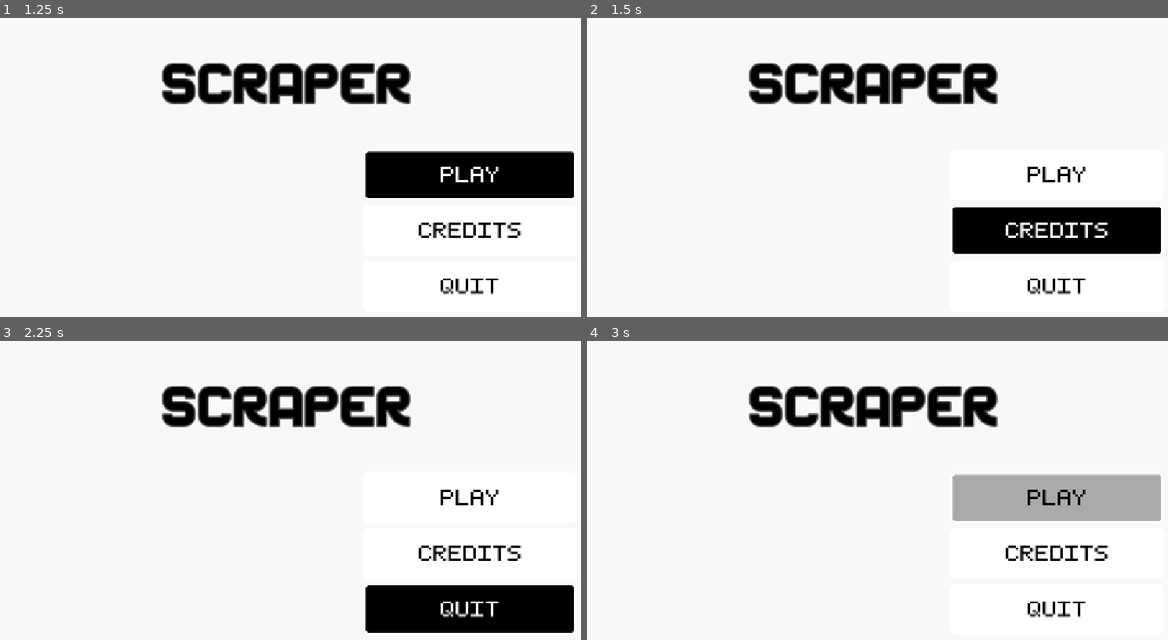
Above: before the commit, frames 1-4 (two rows, left to right).
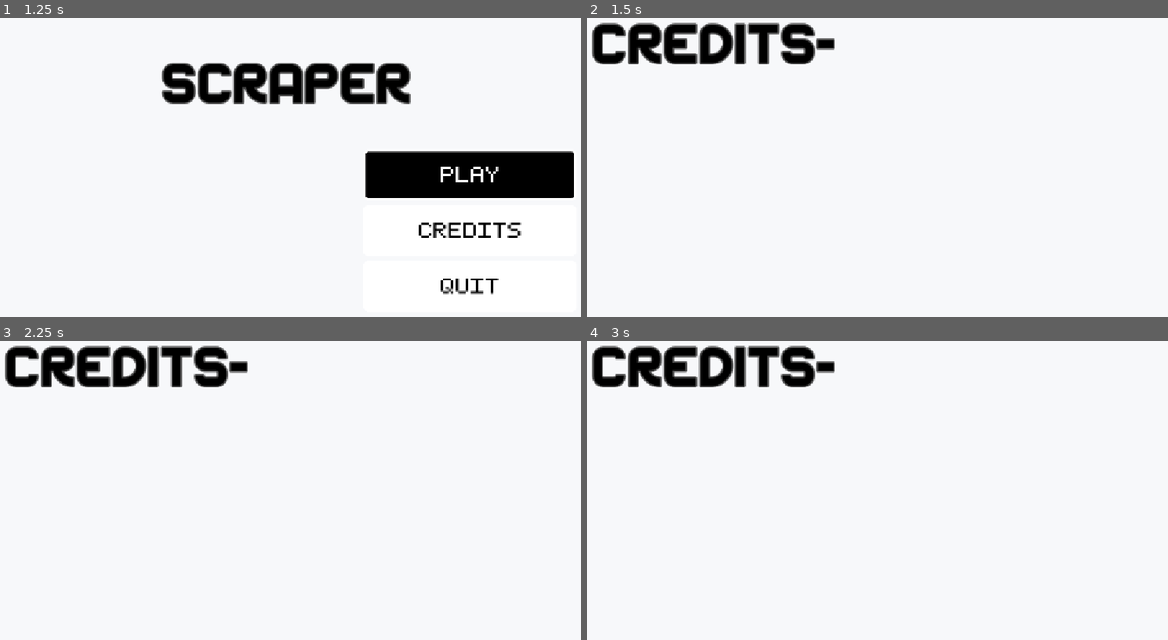
Above: after the commit, the same moments.

Repository: Mk1A-Falcon/Scraper
Game: Godot game, scene res://scenes/main_menu.tscn
Two runs of this game, one before a commit and one after it. Both use one fixed random seed, a clock stepped at 60 frames per second and the inputs below.
Inputs (mouse positions are in pixels of both pictures, inside the frame that each line leads up to):
- Up to frame 1 (1.25 s): click (470, 176) at 0.52 s
- Up to frame 2 (1.5 s): click (1057, 230) at 1.27 s
- Up to frame 3 (2.25 s): click (470, 610) at 2.02 s
- Up to frame 4 (3 s): tap Enter at 2.75 s; move the mouse to (1016, 481) at 2.77 s; hold Right from 2.78 s (still down); tap Alt at 2.85 s; click (1016, 481) at 2.92 s

Frame 1 is identical in both runs. In frame 2, 14% of the frame differs, in the area x 0-99%, y 1-93%; in frame 3, 15%; in frame 4, 15%.

Commit message:
Attached a gdscript node to main_menu.tscn + like Made the credits.tscn, also the buttons now work so there's that(only quit and credits)
Planned an transition animation that will play when you click play :)
Probably thinking of doing like atleast 2~3 ships cause at once it will be a bit disappointing(for me) cause of reviews and etc.

Diff:
--- /dev/null
+++ b/scenes/Credits.tscn
@@ -0,0 +1,27 @@
+[gd_scene format=3 uid="uid://b1u0b8xuy24kp"]
+
+[ext_resource type="Texture2D" uid="uid://d3ehevwonacdi" path="res://assets/white bg 1152x648 i think idk.png" id="1_spvsy"]
+[ext_resource type="FontFile" uid="uid://drlguo8ovg2x7" path="res://assets/audex/Audex-Regular.otf" id="2_gw1d4"]
+
+[node name="Credits" type="Node2D" unique_id=1250016199]
+
+[node name="TextureRect" type="TextureRect" parent="." unique_id=2099315336]
+offset_right = 40.0
+offset_bottom = 40.0
+texture = ExtResource("1_spvsy")
+
+[node name="SCRAPER" type="RichTextLabel" parent="." unique_id=1004040603]
+offset_left = 45.0
+offset_top = 27.0
+offset_right = 504.0
+offset_bottom = 137.0
+theme_override_colors/default_color = Color(0, 0, 0, 1)
+theme_override_colors/font_outline_color = Color(0.29954717, 0.29954758, 0.29954743, 1)
+theme_override_constants/outline_size = 12
+theme_override_fonts/normal_font = ExtResource("2_gw1d4")
+theme_override_font_sizes/normal_font_size = 96
+text = "CREDITS-
+"
+fit_content = true
+scroll_active = false
+autowrap_mode = 0
--- a/scenes/main_menu.tscn
+++ b/scenes/main_menu.tscn
@@ -1,5 +1,6 @@
 [gd_scene format=3 uid="uid://2yvq6yiiep7y"]
 
+[ext_resource type="Script" uid="uid://boerrm2adptrc" path="res://scripts/main_menu.gd" id="1_flqon"]
 [ext_resource type="Texture2D" uid="uid://d3ehevwonacdi" path="res://assets/white bg 1152x648 i think idk.png" id="1_l6cm7"]
 [ext_resource type="FontFile" uid="uid://drlguo8ovg2x7" path="res://assets/audex/Audex-Regular.otf" id="2_ekxnf"]
 [ext_resource type="Texture2D" uid="uid://cvwuji1odi7gv" path="res://assets/buttons/labeled/button_play_normal.png" id="3_8ln24"]
@@ -13,6 +14,7 @@
 [ext_resource type="Texture2D" uid="uid://cu4kxhj4hsn7n" path="res://assets/buttons/labeled/button_quit_hover.png" id="8_5dd4i"]
 
 [node name="Main_Menu" type="Node2D" unique_id=1743025386]
+script = ExtResource("1_flqon")
 
 [node name="TextureRect" type="TextureRect" parent="." unique_id=1174820067]
 offset_right = 40.0
@@ -42,20 +44,24 @@
 offset_bottom = 499.0
 scale = Vector2(1.52, 1.3452296)
 
-[node name="TextureButton" type="TextureButton" parent="VBoxContainer" unique_id=483311748]
+[node name="Play" type="TextureButton" parent="VBoxContainer" unique_id=483311748]
 layout_mode = 2
 texture_normal = ExtResource("5_oa1go")
 texture_pressed = ExtResource("4_rtw2f")
 texture_hover = ExtResource("3_8ln24")
 
-[node name="TextureButton3" type="TextureButton" parent="VBoxContainer" unique_id=2113809780]
+[node name="Credits" type="TextureButton" parent="VBoxContainer" unique_id=2113809780]
 layout_mode = 2
 texture_normal = ExtResource("5_5dd4i")
 texture_pressed = ExtResource("6_lgwnu")
 texture_hover = ExtResource("7_flqon")
 
-[node name="TextureButton2" type="TextureButton" parent="VBoxContainer" unique_id=1405511553]
+[node name="Quit" type="TextureButton" parent="VBoxContainer" unique_id=1405511553]
 layout_mode = 2
 texture_normal = ExtResource("8_5dd4i")
 texture_pressed = ExtResource("6_tbmy8")
 texture_hover = ExtResource("7_jk1qb")
+
+[connection signal="pressed" from="VBoxContainer/Play" to="." method="_on_play_pressed"]
+[connection signal="pressed" from="VBoxContainer/Credits" to="." method="_on_credits_pressed"]
+[connection signal="pressed" from="VBoxContainer/Quit" to="." method="_on_quit_pressed"]
--- /dev/null
+++ b/scripts/main_menu.gd
@@ -0,0 +1,17 @@
+extends Node2D
+
+@onready var play: TextureButton = $VBoxContainer/Play
+@onready var credits: TextureButton = $VBoxContainer/Credits
+@onready var quit: TextureButton = $VBoxContainer/Quit
+
+
+func _on_play_pressed() -> void:
+	print("goog")
+	#this one is for a whole animation + etc things
+
+func _on_credits_pressed() -> void:
+	get_tree().change_scene_to_file("res://scenes/Credits.tscn")
+	#this one is for the credits button - directs to "credits.tscn in scenes folder"
+
+func _on_quit_pressed() -> void:
+	get_tree().quit()
Not shown, added: scripts/main_menu.gd.uid
